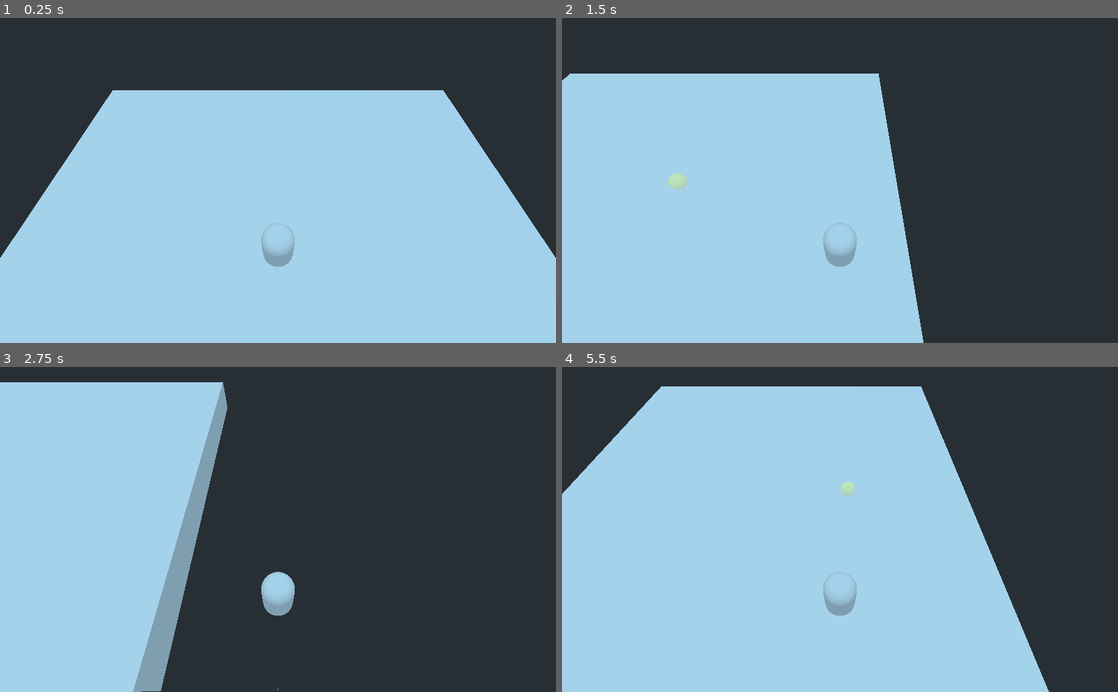
Above: before the commit, frames 1-4 (two rows, left to right).
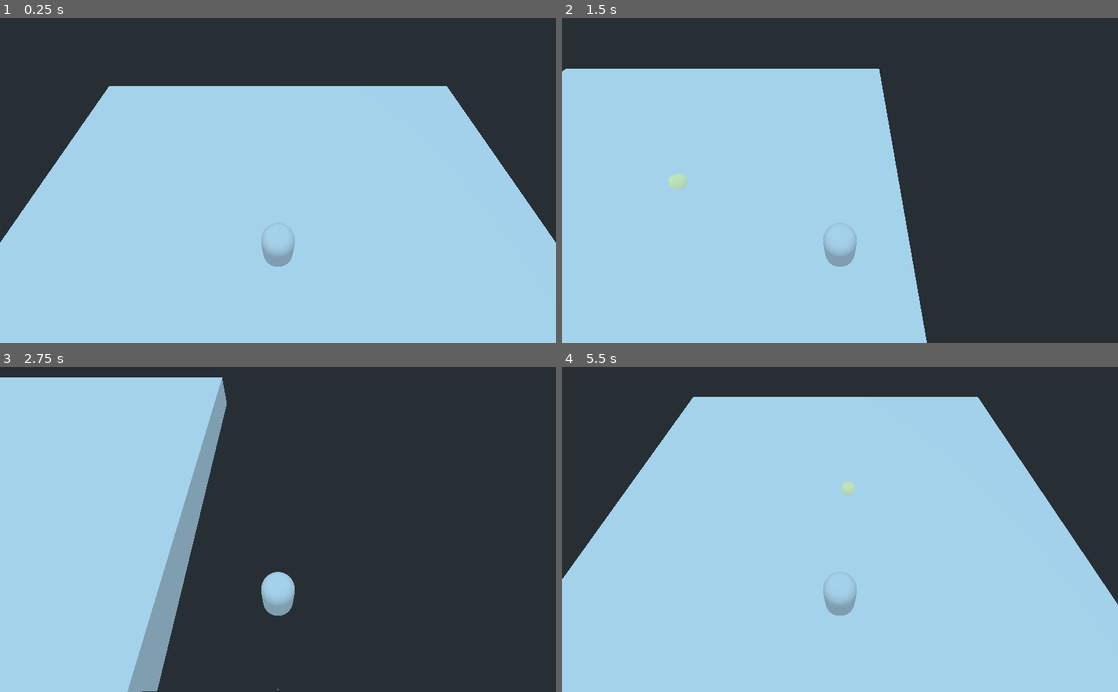
Above: after the commit, the same moments.

Repository: avinanick/WizardArenaGame
Game: Godot game, scene res://Arenas/ArenaGround.tscn
The game is run twice, just before and just after one commit, with the same random seed, the same clock (stepped at 60 frames per second) and the same inputs. The project has no main scene, so this scene is started directly.
Inputs (mouse positions are in pixels of both pictures, inside the frame that each line leads up to):
- Up to frame 1 (0.25 s): no input
- Up to frame 2 (1.5 s): tap Enter at 0.5 s; move the mouse to (962, 164) at 0.52 s; hold D (move_right) 0.53-1.28 s; tap 1 (cast_spell_one) at 0.6 s; move the mouse to (728, 196) at 1.27 s; hold S (move_down) from 1.28 s (still down); tap 3 (cast_spell_three) at 1.35 s
- Up to frame 3 (2.75 s): move the mouse to (333, 458) at 2.02 s; release S (move_down) at 2.03 s; hold D (move_right) from 2.03 s (still down); tap 2 (cast_spell_two) at 2.1 s
- Up to frame 4 (5.5 s): move the mouse to (812, 594) at 2.77 s; release D (move_right) at 2.78 s; hold W (move_up) 2.78-3.53 s; tap one key every 0.75 s from 2.85 s: 1 (cast_spell_one) 3 (cast_spell_three) 2 (cast_spell_two) 1 (cast_spell_one); move the mouse to (1006, 578) at 3.52 s; hold A (move_left) 3.53-5.03 s; move the mouse to (673, 480) at 4.27 s; move the mouse to (867, 529) at 5.02 s; hold S (move_down) from 5.03 s (still down)

The runs differ from the first frame. In frame 1, 2.3% of the frame differs, in the area x 0-100%, y 20-74%; in frame 2, 1.2%; in frame 3, 1.7%; in frame 4, 19%, in the area x 0-100%, y 5-100%.

Commit message:
Set the wizard height in the arena to a nice round number.

Diff:
--- a/Arenas/ArenaGround.tscn
+++ b/Arenas/ArenaGround.tscn
@@ -18,4 +18,4 @@
 material/0 = null
 
 [node name="Wizard" parent="." instance=ExtResource( 1 )]
-transform = Transform( 1, 0, 0, 0, 1, 0, 0, 0, 1, 0, 2.31751, 0 )
+transform = Transform( 1, 0, 0, 0, 1, 0, 0, 0, 1, 0, 2, 0 )
